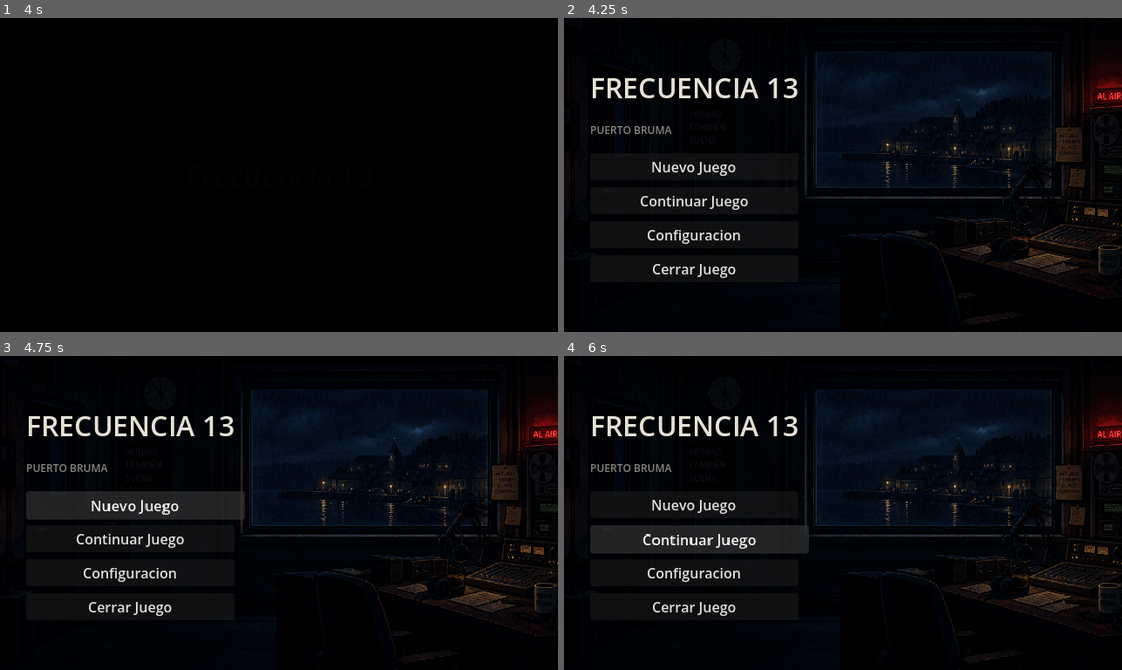
Above: before the commit, frames 1-4 (two rows, left to right).
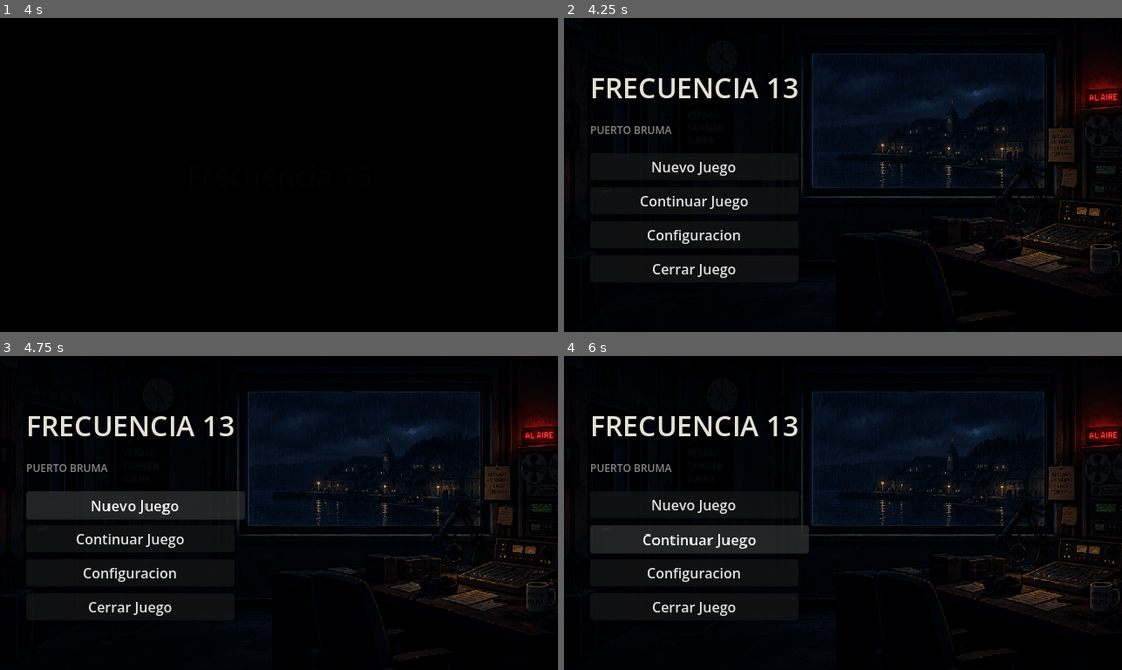
Above: after the commit, the same moments.

Repository: Rafah999/frecuencia-13
Game: Godot game, scene res://scenes/main/main.tscn
Same seed, same stepped clock (60 frames per second), same inputs: the game is played once before the commit and once after it.
Inputs (mouse positions are in pixels of both pictures, inside the frame that each line leads up to):
- Up to frame 1 (4 s): move the mouse to (401, 159) at 0.52 s; move the mouse to (167, 190) at 1.27 s; tap Enter at 2 s; move the mouse to (334, 105) at 2.02 s; move the mouse to (251, 237) at 2.77 s; move the mouse to (446, 222) at 3.52 s
- Up to frame 2 (4.25 s): no input
- Up to frame 3 (4.75 s): click "Nuevo Juego" at 4.25 s
- Up to frame 4 (6 s): click "Nuevo Juego" at 5 s; click "Continuar Juego" at 5.75 s

Frame 1 is identical in both runs. In frame 2, 4.2% of the frame differs, in the area x 11-100%, y 10-98%; in frame 3, 4.1%; in frame 4, 4.1%.

Commit message:
Cambio de tamaño

Diff:
--- a/scenes/menu/MainMenu.tscn
+++ b/scenes/menu/MainMenu.tscn
@@ -13,7 +13,7 @@
 anchors_preset = 15
 anchor_right = 1.0
 anchor_bottom = 1.0
-offset_right = 650.0
+offset_right = 640.0
 offset_bottom = 360.0
 grow_horizontal = 2
 grow_vertical = 2
